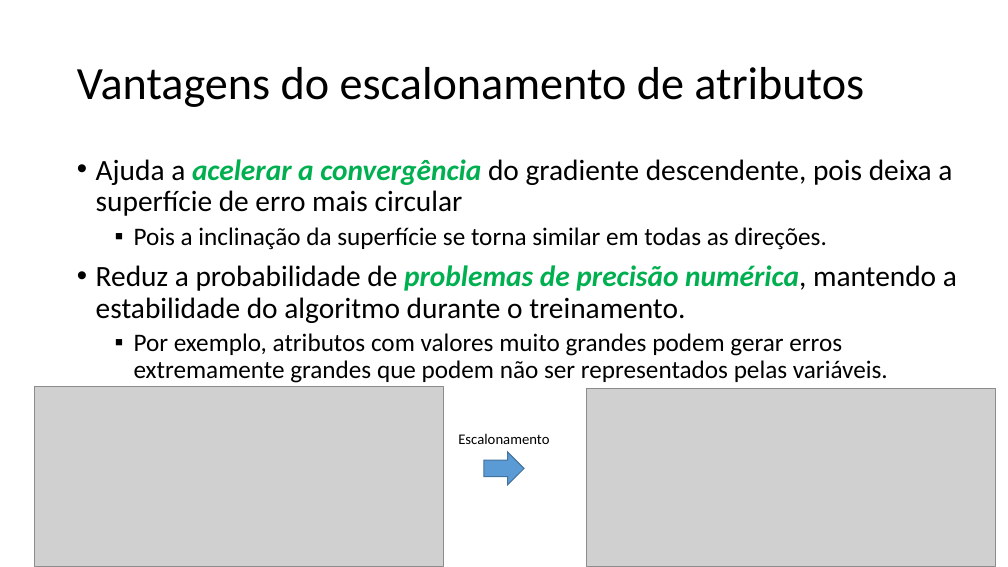
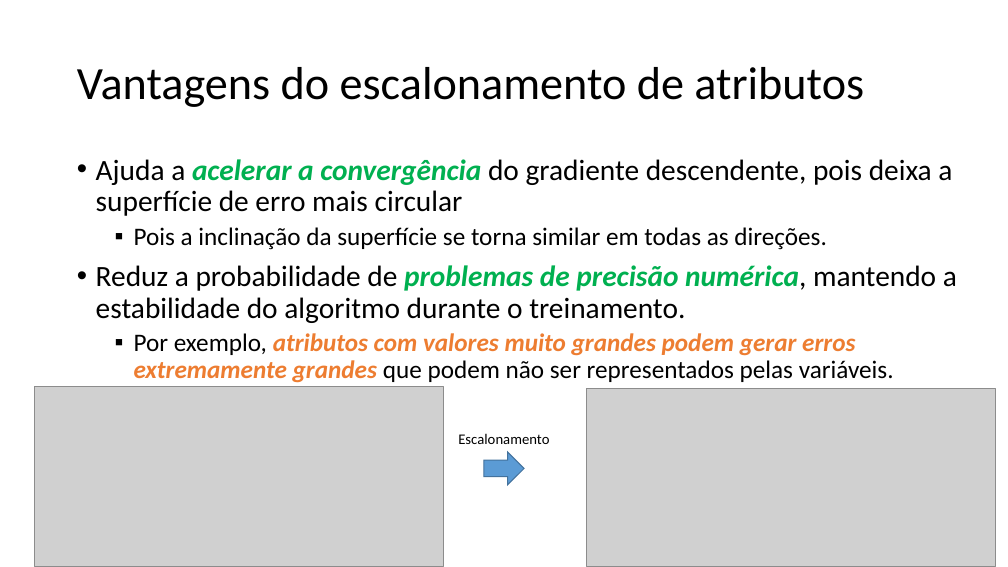
Before and after one commit to zz4fap/t319_aprendizado_de_maquina, a slide deck: slide 11 of slides/T319_Regressão_Linear (Parte IV).pptx (slide 9 before the commit). Drawn at 1008x567 pixels with LibreOffice and Linux fonts; fonts in the diff are those of the drawing; grey boxes stand for pictures. Boxes give left, top, right and bottom in pixels: in the first picture for what was removed or moved away, otherwise in the second. Text is boxed around its words. In the diff, an @@ line names an element or a change of style, - is before the commit and + after.

```diff
--- a/slides/T319_Regressão_Linear (Parte IV).pptx
+++ b/slides/T319_Regressão_Linear (Parte IV).pptx
@@ text at [134, 333, 894, 383]: text colour #000000 to #ED7D31, bold on, italic on in "atributos com valores muito grandes podem gerar ..." @@
```
Also in this commit, not shown: 5 other slides changed, 4 slides added, 2 other files.
